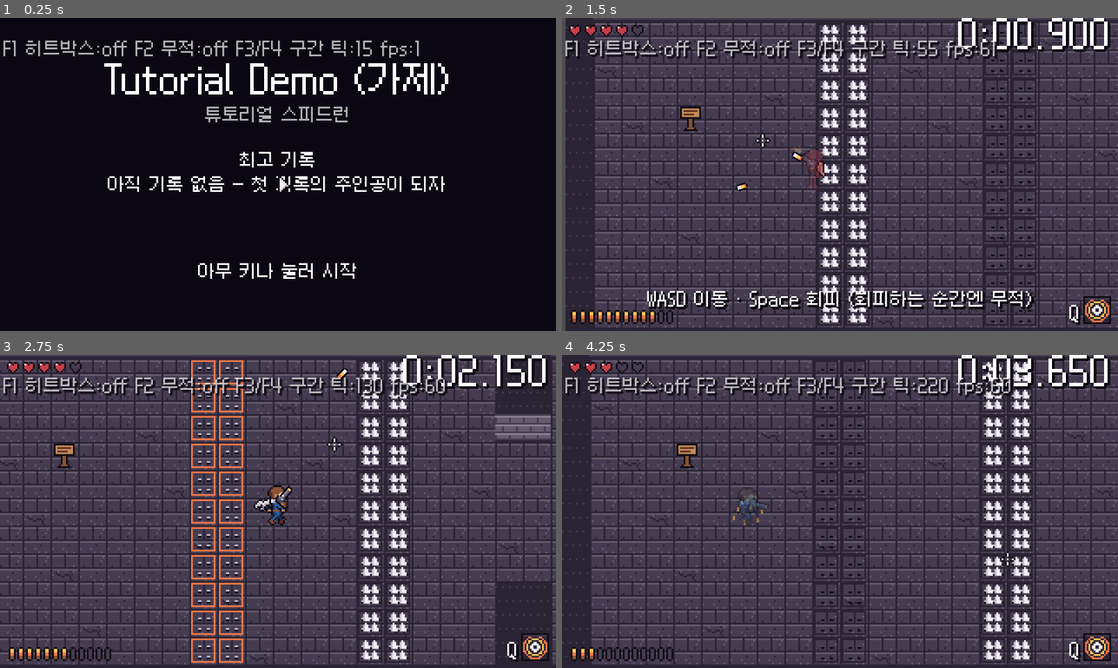
Above: before the commit, frames 1-4 (two rows, left to right).
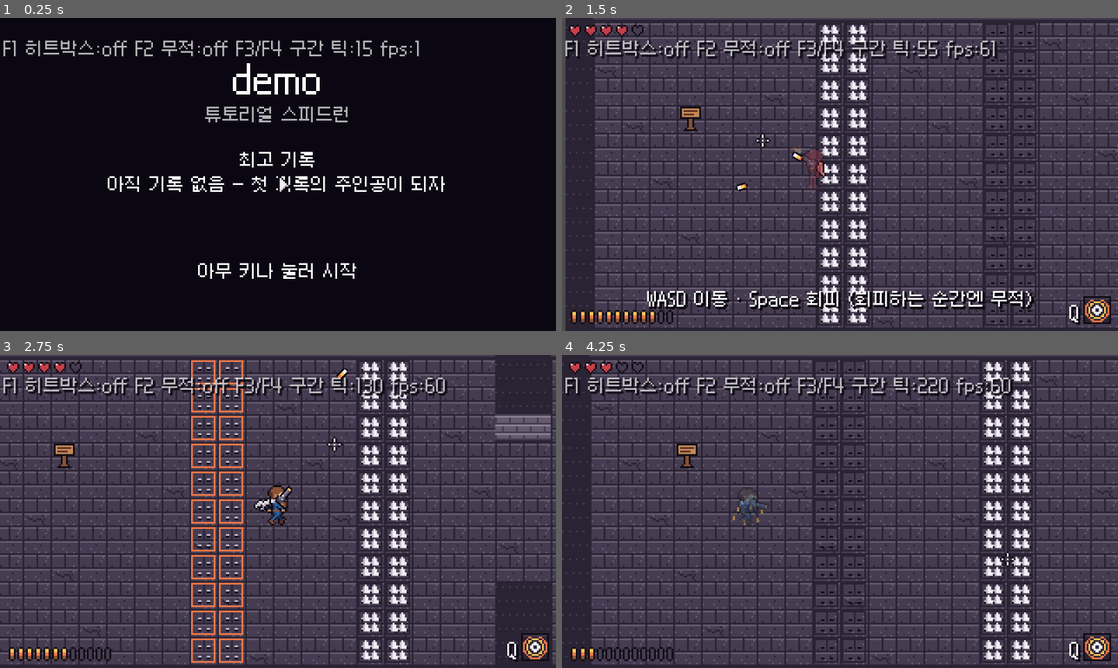
Above: after the commit, the same moments.

Repository: sadagu-0932/New
Game: Godot game, scene res://main.tscn
Same seed, same stepped clock (60 frames per second), same inputs: the game is played once before the commit and once after it.
Inputs (mouse positions are in pixels of both pictures, inside the frame that each line leads up to):
- Up to frame 1 (0.25 s): no input
- Up to frame 2 (1.5 s): tap Enter (menu_confirm) at 0.5 s; move the mouse to (962, 158) at 0.52 s; hold D (move_right) 0.53-1.25 s; tap Space (dodge) at 0.6 s; click (962, 158) at 0.67 s; tap E (interact) at 0.8 s; drag from (728, 190) to (828, 36) at 1.27 s
- Up to frame 3 (2.75 s): move the mouse to (333, 442) at 2.02 s; hold D (move_right) from 2.03 s (still down); hold Right mouse button (melee) from 2.03 s (still down); click (333, 442) at 2.3 s
- Up to frame 4 (4.25 s): release D (move_right) at 2.75 s; release Right mouse button (melee) at 2.75 s; drag from (812, 574) to (795, 373) at 2.77 s; move the mouse to (1006, 558) at 3.52 s; hold A (move_left) from 3.53 s (still down); tap Space (dodge) at 3.6 s; click (1006, 558) at 3.67 s; tap E (interact) at 3.8 s; tap Enter (menu_confirm) at 4.15 s

The runs differ from the first frame. In frame 1, 1.9% of the frame differs, in the area x 18-81%, y 14-25%; in frame 2, 1.6%; in frame 3, 1.4%; in frame 4, 1.5%.

Commit message:
패링 판정 어렵게, 게임 중 타이머 숨김, 이름 demo, 안드로이드 터치 조작(APK 전용)·내보내기 설정, README 다운로드 링크
- 패링: 적 탄 판정 반지름 4→3, 완벽 패링 판정창 6→4틱
- 타이머: game_config.show_timer_in_game=false (시간은 계속 재고 기록 화면에 표시)
- 터치 조작: 이동·조준(사격) 조이스틱, 근접·회피·스킬·사용 버튼, 일시정지·재시작·스킬 설정, 메뉴 확인·뒤로
  Android 내보내기 설정의 기능 태그 touch_controls 일 때만 켜짐
- 다운로드 파일 배포 스크립트 tools/deploy_downloads.sh

Co-Authored-By: Claude Opus 5.5 <noreply@anthropic.com>
Claude-Session: https://claude.ai/code/session_01DgWHarJPQESHWgitdsXbZA

Diff:
--- a/core/db.gd
+++ b/core/db.gd
@@ -34,6 +34,7 @@
 ]
 var audio: AudioData = preload("res://data/audio.tres")
 var feel: FeelData = preload("res://data/feel.tres")
+var touch: TouchData = preload("res://data/touch.tres")
 var theme: ThemeData = preload("res://data/theme.tres")
 
 
--- a/core/game_config.gd
+++ b/core/game_config.gd
@@ -27,3 +27,5 @@
 @export var restart_hold_ticks: int = 0
 ## 사망 후 자동 재시작까지 틱 (사망 모션을 잠깐 보여줌)
 @export var death_restart_delay_ticks: int = 0
+## 게임 중 화면에 타이머·스플릿을 보여줄지 (꺼도 시간은 계속 재고 기록 화면에는 나온다)
+@export var show_timer_in_game: bool = false
--- a/core/input/live_input_source.gd
+++ b/core/input/live_input_source.gd
@@ -25,8 +25,12 @@
 	var move := Input.get_vector(&"move_left", &"move_right", &"move_up", &"move_down")
 	# 127 단계 정수로 맞춘다 → 리플레이로 저장·복원해도 값이 정확히 같다
 	f.move = (move * MOVE_STEPS).round() / MOVE_STEPS
-	var mouse := _viewport.get_canvas_transform().affine_inverse() * _viewport.get_mouse_position()
-	f.aim = mouse.round()
+	if TouchControls.instance != null:
+		# 안드로이드: 조준 조이스틱 방향으로 플레이어 앞의 한 점
+		f.aim = TouchControls.instance.aim_world()
+	else:
+		var mouse := _viewport.get_canvas_transform().affine_inverse() * _viewport.get_mouse_position()
+		f.aim = mouse.round()
 	for button: int in BUTTON_ACTIONS:
 		var action: StringName = BUTTON_ACTIONS[button]
 		if Input.is_action_pressed(action):
--- a/core/main.gd
+++ b/core/main.gd
@@ -23,6 +23,9 @@
 	add_child(BossBar.new())
 	add_child(DialoguePlayer.new())
 	add_child(Crosshair.new())
+	# 안드로이드(기능 태그 touch_controls)에서만 화면 조이스틱·버튼
+	if TouchControls.is_enabled():
+		add_child(TouchControls.new())
 	add_child(PauseOverlay.new())
 	add_child(ScreenFx.new())
 	skill_panel = SkillPanel.new(null)
--- a/data/game_config.tres
+++ b/data/game_config.tres
@@ -18,3 +18,4 @@
 start_fullscreen = false
 restart_hold_ticks = 30
 death_restart_delay_ticks = 40
+show_timer_in_game = false
--- a/data/parry.tres
+++ b/data/parry.tres
@@ -8,7 +8,7 @@
 reflect_speed_mult = 1.6
 reflect_damage = 2
 reflect_lifetime_ticks = 180
-perfect_window_ticks = 6
+perfect_window_ticks = 4
 perfect_damage_mult = 2.0
 perfect_radius_mult = 2.0
 perfect_pierce = true
--- a/data/projectiles/enemy_slow.tres
+++ b/data/projectiles/enemy_slow.tres
@@ -6,6 +6,6 @@
 script = ExtResource("1")
 speed = 100.0
 damage = 1
-radius = 4.0
+radius = 3.0
 lifetime_ticks = 240
 anim = &"fireball"
--- a/data/projectiles/enemy_spread.tres
+++ b/data/projectiles/enemy_spread.tres
@@ -6,6 +6,6 @@
 script = ExtResource("1")
 speed = 80.0
 damage = 1
-radius = 4.0
+radius = 3.0
 lifetime_ticks = 300
 anim = &"shard"
--- a/data/projectiles/golem_bullet.tres
+++ b/data/projectiles/golem_bullet.tres
@@ -6,6 +6,6 @@
 script = ExtResource("1")
 speed = 75.0
 damage = 1
-radius = 4.0
+radius = 3.0
 lifetime_ticks = 360
 anim = &"golem"
--- /dev/null
+++ b/data/touch.tres
@@ -0,0 +1,20 @@
+[gd_resource type="Resource" script_class="TouchData" load_steps=2 format=3]
+
+[ext_resource type="Script" path="res://ui/touch_data.gd" id="1"]
+
+[resource]
+script = ExtResource("1")
+move_stick_center = Vector2(40, 136)
+aim_stick_center = Vector2(236, 140)
+stick_radius = 14.0
+stick_grab_radius = 44.0
+stick_deadzone = 0.15
+aim_fire_threshold = 0.5
+aim_distance = 48.0
+menu_direction_threshold = 0.6
+action_button_positions = Array[Vector2]([Vector2(298, 112), Vector2(298, 140), Vector2(274, 94), Vector2(298, 84)])
+action_button_radius = 15.0
+top_button_positions = Array[Vector2]([Vector2(20, 40), Vector2(54, 40), Vector2(88, 40)])
+menu_button_positions = Array[Vector2]([Vector2(178, 164), Vector2(142, 164)])
+idle_alpha = 0.55
+pressed_alpha = 0.9
--- a/project.godot
+++ b/project.godot
@@ -6,7 +6,7 @@
 
 [application]
 
-config/name="Tutorial Demo (가제)"
+config/name="demo"
 config/description="2D 픽셀 탑다운 액션 슈팅 데모 - 튜토리얼 스피드런"
 run/main_scene="res://main.tscn"
 config/features=PackedStringArray("4.7", "GL Compatibility")
@@ -181,5 +181,6 @@
 renderer/rendering_method="gl_compatibility"
 renderer/rendering_method.mobile="gl_compatibility"
 textures/canvas_textures/default_texture_filter=0
+textures/vram_compression/import_etc2_astc=true
 2d/snap/snap_2d_transforms_to_pixel=true
 2d/snap/snap_2d_vertices_to_pixel=true
--- a/tests/test_m10.gd
+++ b/tests/test_m10.gd
@@ -12,6 +12,7 @@
 	await test_afterimage()
 	test_title_ignores_fullscreen_key()
 	await test_menu_pointer()
+	await test_touch_controls()
 	test_export_preset()
 	await test_tall_player_feet()
 	await test_cloak_follows_motion()
@@ -116,6 +117,39 @@
 	await get_tree().process_frame
 
 
+
+## 안드로이드 터치 조작: 기본(PC·웹)에서는 꺼져 있고, 조이스틱·버튼이 같은 액션을 누른다
+func test_touch_controls() -> void:
+	check(not TouchControls.is_enabled(), "PC·웹에서는 터치 조작 꺼짐")
+	var cfg := ConfigFile.new()
+	cfg.load("res://export_presets.cfg")
+	var android := ""
+	for sec in cfg.get_sections():
+		if cfg.get_value(sec, "platform", "") == "Android":
+			android = sec
+	check(android != "" and String(cfg.get_value(android, "custom_features", "")).contains(TouchControls.FEATURE), "APK 에만 터치 조작 태그")
+	var tc := TouchControls.new()
+	add_child(tc)
+	await get_tree().process_frame
+	tc._process(0.0)
+	var d := DB.touch
+	check(tc._on_press(0, d.move_stick_center + Vector2(d.stick_radius, 0)), "이동 조이스틱 잡힘")
+	check(Input.get_action_strength(&"move_right") > 0.9, "오른쪽으로 밀면 오른쪽 이동")
+	check(tc._on_press(1, d.aim_stick_center + Vector2(0, -d.stick_radius)), "조준 조이스틱 잡힘")
+	check(tc.aim_dir.is_equal_approx(Vector2.UP), "조준 방향 = 민 방향")
+	Input.flush_buffered_events()
+	check(Input.is_action_pressed(&"shoot"), "끝까지 밀면 사격")
+	check(tc._on_press(2, d.action_button_positions[0]), "근접 버튼 눌림")
+	Input.flush_buffered_events()
+	check(Input.is_action_pressed(&"melee"), "근접 버튼 → 근접 액션")
+	tc._release_all()
+	Input.flush_buffered_events()
+	check(not Input.is_action_pressed(&"shoot") and not Input.is_action_pressed(&"melee") \
+		and Input.get_action_strength(&"move_right") == 0.0, "손을 떼면 모두 풀림")
+	tc.queue_free()
+	await get_tree().process_frame
+
+
 func test_export_preset() -> void:
 	var cfg := ConfigFile.new()
 	var err := cfg.load("res://export_presets.cfg")
--- a/ui/crosshair.gd
+++ b/ui/crosshair.gd
@@ -27,6 +27,11 @@
 
 
 func _process(_delta: float) -> void:
+	# 터치 조작(안드로이드)에서는 커서를 그리지 않는다
+	if TouchControls.instance != null:
+		_pointer.visible = false
+		_cross.visible = false
+		return
 	var pos := get_viewport().get_mouse_position().round()
 	var menu := is_menu_open()
 	_pointer.visible = menu
--- a/ui/run_timer.gd
+++ b/ui/run_timer.gd
@@ -1,6 +1,6 @@
 class_name RunTimer
 extends CanvasLayer
-## 화면 오른쪽 위 타이머 (게임 틱 기준, 밀리초까지 크게).
+## 화면 오른쪽 위 타이머 (게임 틱 기준, 밀리초까지 크게). data/game_config 의 show_timer_in_game 이 꺼져 있으면 숨긴다.
 ## 구간에 들어가면 그 아래에 스플릿 + 1위 기록 대비 차이 (빠르면 초록, 느리면 빨강)를 잠깐 띄운다.
 
 ## 스플릿 표시 시간 (초, 화면 표시)
@@ -17,6 +17,8 @@
 
 func _ready() -> void:
 	layer = 81
+	# 게임 중 타이머를 숨기는 설정이면 통째로 안 보이게 (시간 재기는 Game 이 따로 한다)
+	visible = Game.config.show_timer_in_game
 	_time = UiText.make_label("0:00.000", UiText.SIZE_LARGE)
 	_time.horizontal_alignment = HORIZONTAL_ALIGNMENT_RIGHT
 	_time.position = Vector2(220, -2)
--- /dev/null
+++ b/ui/touch_controls.gd
@@ -0,0 +1,305 @@
+class_name TouchControls
+extends CanvasLayer
+## 안드로이드 터치 조작 (APK 전용).
+## 내보내기 설정의 기능 태그 "touch_controls" 가 있을 때만 켜진다 → PC·웹 버전에는 나오지 않는다.
+##
+## - 왼쪽 조이스틱: 이동 (메뉴에서는 방향 선택)
+## - 오른쪽 조이스틱: 조준, 끝까지 밀면 사격
+## - 둥근 버튼: 근접(=패링), 회피, 스킬, 사용
+## - 위쪽 작은 버튼: 일시정지, 재시작(누르고 있기), 스킬 설정
+## - 메뉴가 열려 있으면: 확인, 뒤로
+##
+## 버튼은 키보드와 똑같은 Input Map 액션을 눌러 준다 → 게임 로직·리플레이는 키보드와 같은 길로 간다.
+## 조준만은 마우스 위치 대신 aim_world() 를 LiveInputSource 가 읽는다.
+
+const FEATURE := "touch_controls"
+const MOVE_ACTIONS: Array[StringName] = [&"move_left", &"move_right", &"move_up", &"move_down"]
+const ACTION_BUTTONS: Array = [[&"melee", "근접"], [&"dodge", "회피"], [&"skill", "스킬"], [&"interact", "사용"]]
+const TOP_BUTTONS: Array = [[&"pause", "멈춤"], [&"restart", "재시작"], [&"skill_menu", "스킬"]]
+const MENU_BUTTONS: Array = [[&"menu_confirm", "확인"], [&"pause", "뒤로"]]
+
+## 지금 켜진 터치 조작 (없으면 null)
+static var instance: TouchControls
+## 테스트용: 기능 태그 없이도 켠다
+static var force_enabled: bool = false
+
+## 마지막 조준 방향 (조준 조이스틱을 놓아도 유지)
+var aim_dir: Vector2 = Vector2.RIGHT
+## 이동 조이스틱 값 (-1~1)
+var move_vec: Vector2 = Vector2.ZERO
+## 조준 조이스틱 값 (-1~1)
+var aim_vec: Vector2 = Vector2.ZERO
+
+var _data: TouchData
+var _move_stick: Dictionary
+var _aim_stick: Dictionary
+## 버튼: { "action", "pos", "radius", "node", "group" }
+var _buttons: Array[Dictionary] = []
+## 손가락 번호 → 잡고 있는 것 ("move" / "aim" / 버튼 Dictionary)
+var _touches: Dictionary = {}
+## 메뉴 방향 입력을 이미 보낸 방향 (계속 밀고 있어도 한 번만)
+var _menu_dirs_sent: Dictionary = {}
+var _firing: bool = false
+
+
+static func is_enabled() -> bool:
+	return force_enabled or OS.has_feature(FEATURE)
+
+
+func _ready() -> void:
+	instance = self
+	_data = DB.touch
+	# 모든 화면 위, 커서(110) 아래
+	layer = 105
+	process_mode = Node.PROCESS_MODE_ALWAYS
+	_strip_mouse_buttons()
+	_move_stick = _make_stick(_data.move_stick_center)
+	_aim_stick = _make_stick(_data.aim_stick_center)
+	var round_tex := DB.theme.load_texture("touch_button")
+	var small_tex := DB.theme.load_texture("touch_button_small")
+	for i in ACTION_BUTTONS.size():
+		_add_button(ACTION_BUTTONS[i], _data.action_button_positions[i], round_tex, _data.action_button_radius, "action")
+	for i in TOP_BUTTONS.size():
+		_add_button(TOP_BUTTONS[i], _data.top_button_positions[i], small_tex, 0.0, "top")
+	for i in MENU_BUTTONS.size():
+		_add_button(MENU_BUTTONS[i], _data.menu_button_positions[i], small_tex, 0.0, "menu")
+
+
+func _exit_tree() -> void:
+	_release_all()
+	if instance == self:
+		instance = null
+
+
+## 터치가 마우스 클릭으로도 들어오므로(타이틀·스킬 카드용) 사격·근접에서는 마우스 버튼을 뺀다
+## → 조이스틱·버튼을 누를 때 사격·근접이 같이 나가지 않는다
+func _strip_mouse_buttons() -> void:
+	for action: StringName in [&"shoot", &"melee"]:
+		for ev: InputEvent in InputMap.action_get_events(action):
+			if ev is InputEventMouseButton:
+				InputMap.action_erase_event(action, ev)
+
+
+func _make_stick(center: Vector2) -> Dictionary:
+	var base := Sprite2D.new()
+	base.texture = DB.theme.load_texture("touch_stick_base")
+	base.position = center
+	add_child(base)
+	var knob := Sprite2D.new()
+	knob.texture = DB.theme.load_texture("touch_stick_knob")
+	knob.position = center
+	add_child(knob)
+	return {"center": center, "base": base, "knob": knob, "value": Vector2.ZERO}
+
+
+func _add_button(def: Array, pos: Vector2, tex: Texture2D, radius: float, group: String) -> void:
+	var spr := Sprite2D.new()
+	spr.texture = tex
+	spr.position = pos
+	add_child(spr)
+	var label := UiText.make_label(def[1])
+	label.horizontal_alignment = HORIZONTAL_ALIGNMENT_CENTER
+	label.vertical_alignment = VERTICAL_ALIGNMENT_CENTER
+	var size := tex.get_size()
+	label.size = Vector2(size.x + 8.0, 12.0)
+	label.position = Vector2(-label.size.x * 0.5, -7.0)
+	spr.add_child(label)
+	_buttons.append({
+		"action": def[0], "pos": pos, "radius": radius, "size": size,
+		"node": spr, "group": group, "held": false,
+	})
+
+
+# ---------------------------------------------------------------------------
+# 화면 상태
+
+## 지금 무엇을 보여줄지: "hidden"(타이틀·리플레이) / "menu"(설정·일시정지·기록) / "play"
+func mode() -> String:
+	var parent := get_parent()
+	if parent != null and parent.has_method("is_replaying") and parent.call("is_replaying"):
+		return "hidden"
+	var menu := false
+	for n: Node in get_tree().get_nodes_in_group(Crosshair.POINTER_GROUP):
+		if n.has_method("is_showing") and n.call("is_showing"):
+			if n is TitleScreen:
+				return "hidden"
+			menu = true
+	return "menu" if menu else "play"
+
+
+func _process(_delta: float) -> void:
+	var m := mode()
+	var play := m == "play"
+	var menu := m == "menu"
+	if m == "hidden" and not _touches.is_empty():
+		_release_all()
+	_set_stick_visible(_move_stick, play or menu)
+	_set_stick_visible(_aim_stick, play)
+	for b: Dictionary in _buttons:
+		var show: bool = (b.group == "menu" and menu) or (b.group != "menu" and play)
+		var node: Sprite2D = b.node
+		node.visible = show
+		node.modulate.a = _data.pressed_alpha if b.held else _data.idle_alpha
+		# 화면이 바뀌어 숨은 버튼을 누르고 있었다면 뗀다
+		if not show and b.held:
+			_release_button(b)
+
+
+func _set_stick_visible(stick: Dictionary, show: bool) -> void:
+	var base: Sprite2D = stick.base
+	var knob: Sprite2D = stick.knob
+	base.visible = show
+	knob.visible = show
+	var held: bool = stick.value != Vector2.ZERO
+	base.modulate.a = _data.pressed_alpha if held else _data.idle_alpha
+	knob.modulate.a = base.modulate.a
+	knob.position = stick.center + stick.value * _data.stick_radius
+
+
+# ---------------------------------------------------------------------------
+# 터치 입력
+
+func _input(event: InputEvent) -> void:
+	if event is InputEventScreenTouch:
+		var t := event as InputEventScreenTouch
+		if t.pressed:
+			if _on_press(t.index, t.position):
+				get_viewport().set_input_as_handled()
+		else:
+			_on_release(t.index)
+	elif event is InputEventScreenDrag:
+		var d := event as InputEventScreenDrag
+		if _touches.has(d.index):
+			_on_drag(d.index, d.position)
+			get_viewport().set_input_as_handled()
+
+
+## 누른 곳에 있는 것을 잡는다. 잡았으면 true
+func _on_press(index: int, pos: Vector2) -> bool:
+	var m := mode()
+	if m == "hidden":
+		return false
+	# 버튼이 조이스틱보다 먼저 (조이스틱 잡는 범위가 넓어서)
+	for b: Dictionary in _buttons:
+		var node: Sprite2D = b.node
+		if node.visible and _button_hit(b, pos):
+			_touches[index] = b
+			_press_button(b)
+			return true
+	var move_base: Sprite2D = _move_stick.base
+	if move_base.visible and pos.distance_to(_move_stick.center) <= _data.stick_grab_radius:
+		_touches[index] = "move"
+		_on_drag(index, pos)
+		return true
+	var aim_base: Sprite2D = _aim_stick.base
+	if aim_base.visible and pos.distance_to(_aim_stick.center) <= _data.stick_grab_radius:
+		_touches[index] = "aim"
+		_on_drag(index, pos)
+		return true
+	return false
+
+
+func _button_hit(b: Dictionary, pos: Vector2) -> bool:
+	var r: float = b.radius
+	if r > 0.0:
+		return pos.distance_to(b.pos) <= r
+	var half: Vector2 = b.size * 0.5
+	return absf(pos.x - b.pos.x) <= half.x + 1.0 and absf(pos.y - b.pos.y) <= half.y + 1.0
+
+
+func _on_drag(index: int, pos: Vector2) -> void:
+	var what: Variant = _touches.get(index)
+	if what is String:
+		var stick := _move_stick if what == "move" else _aim_stick
+		var v: Vector2 = (pos - stick.center) / _data.stick_radius
+		v = v.limit_length(1.0)
+		if v.length() < _data.stick_deadzone:
+			v = Vector2.ZERO
+		stick.value = v
+		if what == "move":
+			_set_move(v)
+		else:
+			_set_aim(v)
+
+
+func _on_release(index: int) -> void:
+	var what: Variant = _touches.get(index)
+	_touches.erase(index)
+	if what is Dictionary:
+		_release_button(what)
+	elif what == "move":
+		_move_stick.value = Vector2.ZERO
+		_set_move(Vector2.ZERO)
+	elif what == "aim":
+		_aim_stick.value = Vector2.ZERO
+		_set_aim(Vector2.ZERO)
+
+
+func _release_all() -> void:
+	for index: int in _touches.keys():
+		_on_release(index)
+
+
+# ---------------------------------------------------------------------------
+# 액션으로 바꾸기
+
+func _press_button(b: Dictionary) -> void:
+	b.held = true
+	_send_action(b.action, true)
+
+
+func _release_button(b: Dictionary) -> void:
+	if not b.held:
+		return
+	b.held = false
+	_send_action(b.action, false)
+	for index: int in _touches.keys():
+		if _touches[index] == b:
+			_touches.erase(index)
+
+
+## 키를 누르고 뗀 것과 똑같이 이벤트를 흘려보낸다 (메뉴의 _unhandled_input 도 받는다)
+func _send_action(action: StringName, pressed: bool, strength: float = 1.0) -> void:
+	var ev := InputEventAction.new()
+	ev.action = action
+	ev.pressed = pressed
+	ev.strength = strength if pressed else 0.0
+	Input.parse_input_event(ev)
+
+
+func _set_move(v: Vector2) -> void:
+	move_vec = v
+	var parts := [maxf(-v.x, 0.0), maxf(v.x, 0.0), maxf(-v.y, 0.0), maxf(v.y, 0.0)]
+	for i in MOVE_ACTIONS.size():
+		var action := MOVE_ACTIONS[i]
+		var strength: float = parts[i]
+		if strength > 0.0:
+			Input.action_press(action, strength)
+		else:
+			Input.action_release(action)
+		# 메뉴(스킬 고르기·이니셜)용 방향 입력은 끝까지 밀었을 때 한 번만
+		var past: bool = strength >= _data.menu_direction_threshold
+		if past and not _menu_dirs_sent.get(action, false):
+			_menu_dirs_sent[action] = true
+			_send_action(action, true, strength)
+		elif not past:
+			_menu_dirs_sent[action] = false
+
+
+func _set_aim(v: Vector2) -> void:
+	aim_vec = v
+	if v != Vector2.ZERO:
+		aim_dir = v.normalized()
+	var fire := v.length() >= _data.aim_fire_threshold
+	if fire != _firing:
+		_firing = fire
+		_send_action(&"shoot", fire)
+
+
+## 조준점 (월드 좌표): 플레이어 총구 높이에서 조준 방향으로 aim_distance 만큼
+func aim_world() -> Vector2:
+	var player := get_tree().get_first_node_in_group(Player.GROUP) as Node2D
+	if player == null:
+		return Vector2.ZERO
+	var origin := player.global_position + Vector2(0.0, -DB.gun.muzzle_height)
+	return (origin + aim_dir * _data.aim_distance).round()
--- /dev/null
+++ b/ui/touch_data.gd
@@ -0,0 +1,37 @@
+class_name TouchData
+extends Resource
+## 안드로이드 터치 조작 수치·배치 (화면 좌표는 320x180 기준)
+
+@export_group("조이스틱")
+## 왼쪽 이동 조이스틱 중심
+@export var move_stick_center: Vector2 = Vector2.ZERO
+## 오른쪽 조준(누르고 있으면 사격) 조이스틱 중심
+@export var aim_stick_center: Vector2 = Vector2.ZERO
+## 손잡이가 움직일 수 있는 최대 거리 (px)
+@export var stick_radius: float = 0.0
+## 조이스틱을 잡을 수 있는 범위 (중심에서 이 거리 안을 처음 누르면 잡힘)
+@export var stick_grab_radius: float = 0.0
+## 이 비율 미만으로 밀면 0 (손가락 떨림 무시)
+@export var stick_deadzone: float = 0.0
+## 조준 조이스틱을 이 비율 이상 밀면 사격
+@export var aim_fire_threshold: float = 0.0
+## 조준점이 플레이어에서 떨어진 거리 (px)
+@export var aim_distance: float = 0.0
+## 이동 조이스틱을 이 비율 이상 밀면 메뉴에서 방향 입력으로 친다
+@export var menu_direction_threshold: float = 0.0
+
+@export_group("버튼")
+## 오른쪽 둥근 버튼 위치 (근접, 회피, 스킬, 상호작용 순)
+@export var action_button_positions: Array[Vector2] = []
+## 둥근 버튼을 누를 수 있는 반지름 (그림보다 살짝 크게)
+@export var action_button_radius: float = 0.0
+## 위쪽 작은 버튼 위치 (일시정지, 재시작, 스킬 설정 순)
+@export var top_button_positions: Array[Vector2] = []
+## 메뉴용 버튼 위치 (확인, 뒤로 순)
+@export var menu_button_positions: Array[Vector2] = []
+
+@export_group("모양")
+## 평소 투명도
+@export var idle_alpha: float = 0.0
+## 누르고 있을 때 투명도
+@export var pressed_alpha: float = 0.0
Binary file added: art/themes/dungeon/touch_button.png
Not shown, added: art/themes/dungeon/touch_button.png.import
Binary file added: art/themes/dungeon/touch_button_small.png
Not shown, added: art/themes/dungeon/touch_button_small.png.import
Binary file added: art/themes/dungeon/touch_stick_base.png
Not shown, added: art/themes/dungeon/touch_stick_base.png.import
Binary file added: art/themes/dungeon/touch_stick_knob.png
Not shown, added: art/themes/dungeon/touch_stick_knob.png.import
Not shown, changed: export_presets.cfg
Not shown, added: ui/touch_controls.gd.uid
Not shown, added: ui/touch_data.gd.uid
Not shown, changed: CLAUDE.md
(and 1 more such lines)
